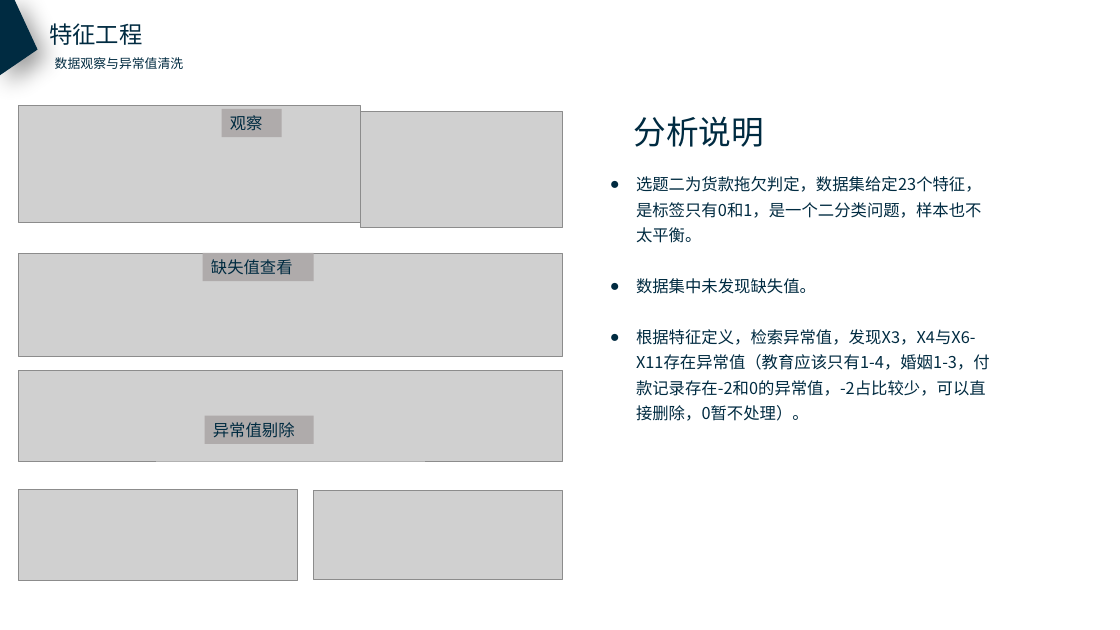
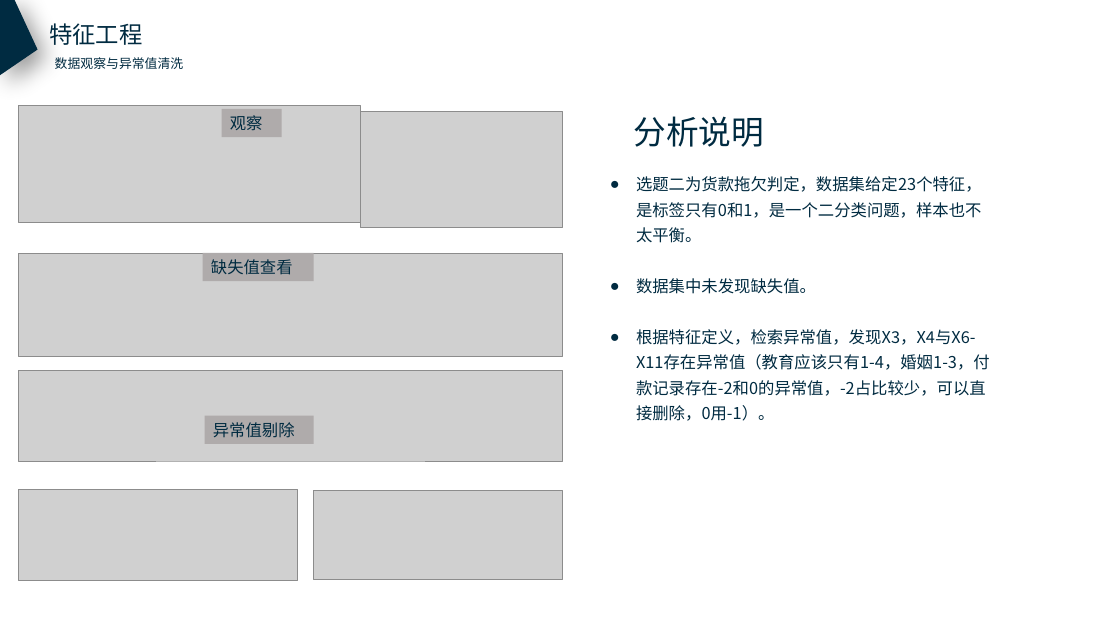
Before and after one commit to l3155/Excercise, a slide deck: slide 5 of 数据分析竞赛_张军军.pptx. Drawn at 1120x630 pixels with LibreOffice and Linux fonts; fonts in the diff are those of the drawing; grey boxes stand for pictures. Boxes give left, top, right and bottom in pixels: in the first picture for what was removed or moved away, otherwise in the second. Text is boxed around its words. In the diff, an @@ line names an element or a change of style, - is before the commit and + after.

```diff
--- a/数据分析竞赛_张军军.pptx
+++ b/数据分析竞赛_张军军.pptx
@@ text at [636,329,990,421]: text changed @@
-● 根据特征定义，检索异常值，发现X3，X4与X6-X11存在异常值（教育应该只有1-4，婚姻1-3，付款记录存在-2和0的异常值，-2占比较少，可以直接删除，0暂不处理）。
+● 根据特征定义，检索异常值，发现X3，X4与X6-X11存在异常值（教育应该只有1-4，婚姻1-3，付款记录存在-2和0的异常值，-2占比较少，可以直接删除，0用-1）。
```
Also in this commit, not shown: 2 other slides changed.
